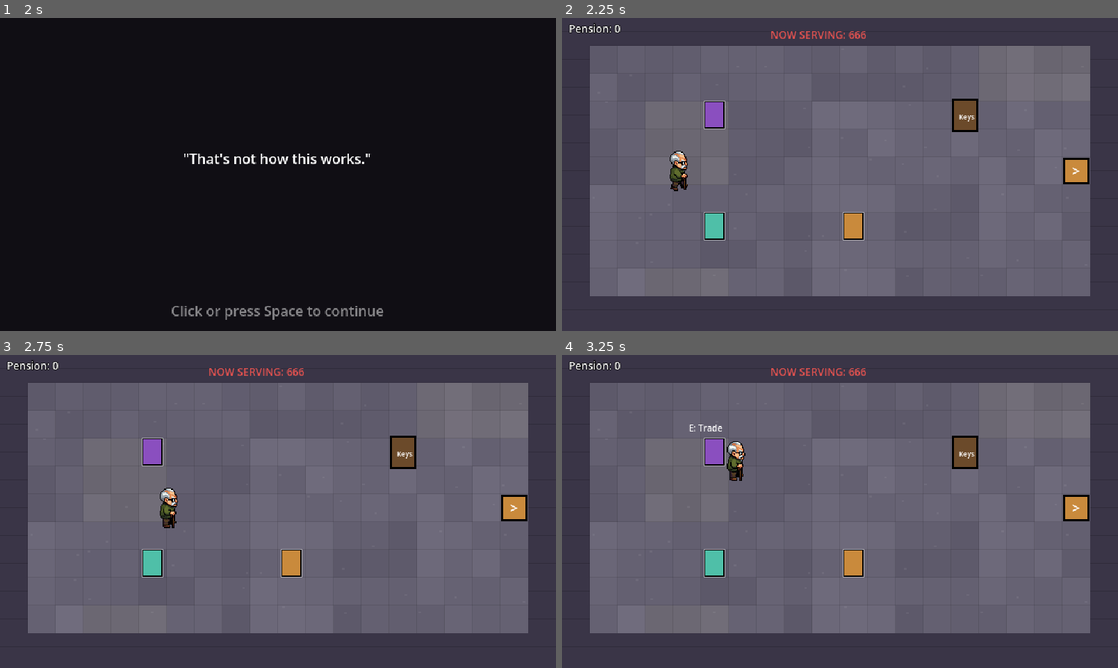
Above: before the commit, frames 1-4 (two rows, left to right).
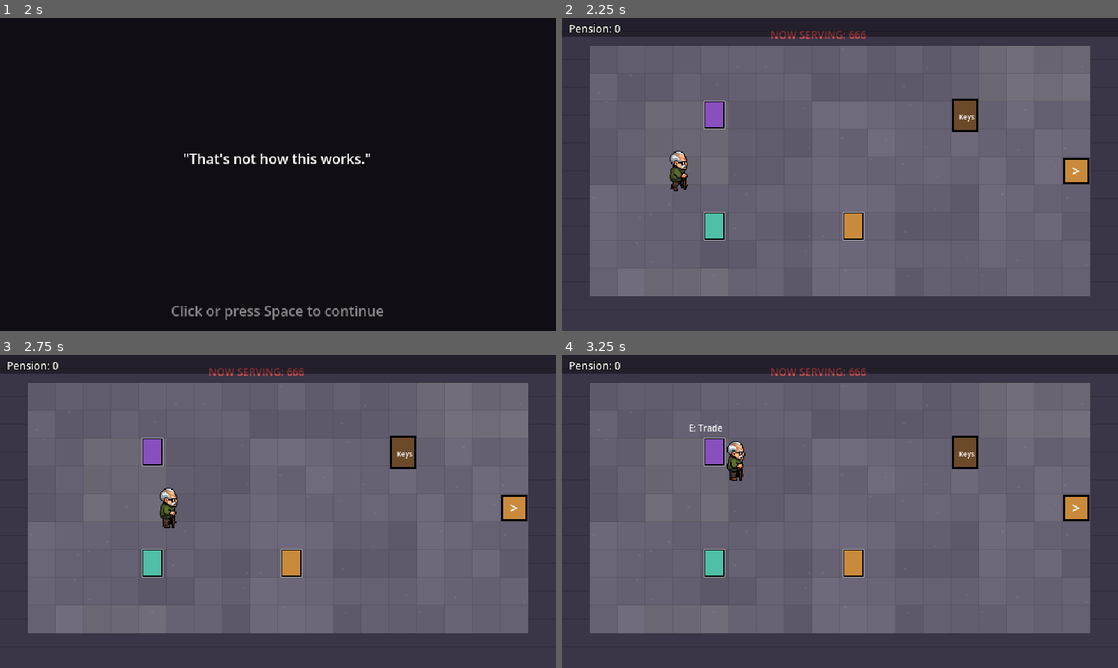
Above: after the commit, the same moments.

Repository: B1nKaTa/game
Game: Godot game, scene res://scenes/boot.tscn
Two runs of this game, one before a commit and one after it. Both use one fixed random seed, a clock stepped at 60 frames per second and the inputs below.
Inputs (mouse positions are in pixels of both pictures, inside the frame that each line leads up to):
- Up to frame 1 (2 s): tap Space (dodge) at 0.5, 1.25 s; move the mouse to (400, 158) at 0.52 s; press the mouse at (400, 158) at 0.53 s; hold D (move_right) 0.53-1.28 s; tap Enter (ui_accept) at 0.77, 1.52 s; move the mouse to (166, 190) at 1.27 s; release the mouse at (166, 190) at 1.28 s; hold S (move_down) from 1.28 s (still down); tap Q (bomb) at 1.35 s
- Up to frame 2 (2.25 s): tap Space (dodge) at 2 s; move the mouse to (895, 105) at 2.02 s; release S (move_down) at 2.03 s; hold D (move_right) from 2.03 s (still down); hold Space (dodge) from 2.03 s (still down)
- Up to frame 3 (2.75 s): keep holding D (move_right); keep holding Space (dodge)
- Up to frame 4 (3.25 s): move the mouse to (812, 574) at 2.77 s; release D (move_right) at 2.78 s; release Space (dodge) at 2.78 s; hold W (move_up) from 2.78 s (still down); tap E (interact) at 2.85 s; click (812, 574) at 2.92 s; tap Enter (ui_accept) at 3.02 s

Frame 1 is identical in both runs. In frame 2, 5.6% of the frame differs, in the area x 0-100%, y 0-6%; in frame 3, 5.6%; in frame 4, 5.6%.

Commit message:
Put a faint band behind the HUD's top row so full pills read on pale floors
Co-Authored-By: Claude Opus 5.5 <noreply@anthropic.com>

Diff:
--- a/scripts/ui/hud.gd
+++ b/scripts/ui/hud.gd
@@ -10,6 +10,9 @@
 const COUNTER_TEXT_OFFSET := Vector2(15, -2)
 const NOTICE_TOP := 40.0
 const NOTICE_TIME := 3.5
+# A faint band behind the top row, so full pills never read as empty over a pale floor.
+const TOP_BAND_SIZE := Vector2(640, 22)
+const TOP_BAND := Color(0.0, 0.0, 0.0, 0.4)
 
 var _run: RunState
 var _status: Label
@@ -42,6 +45,7 @@
 
 
 func _ready() -> void:
+	_add_rect(Vector2.ZERO, TOP_BAND_SIZE, TOP_BAND)
 	_status = _add_label(Vector2(8, 4), 12)
 	_items = _add_label(Vector2(8, 22), 9)
 	_message = _add_label(Vector2(0, 150), 20)
